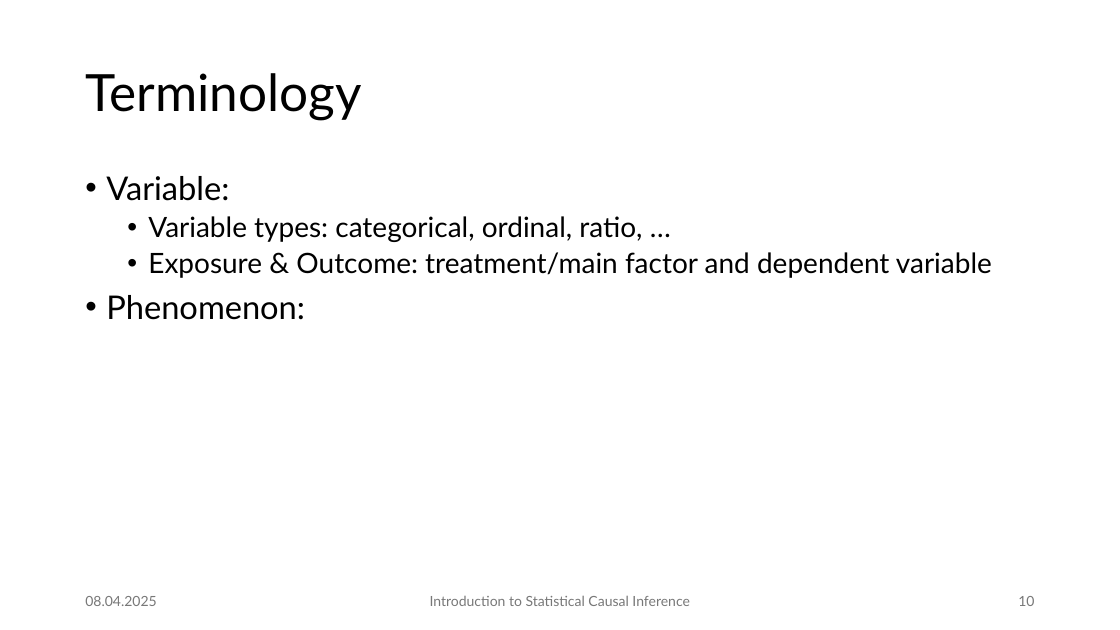
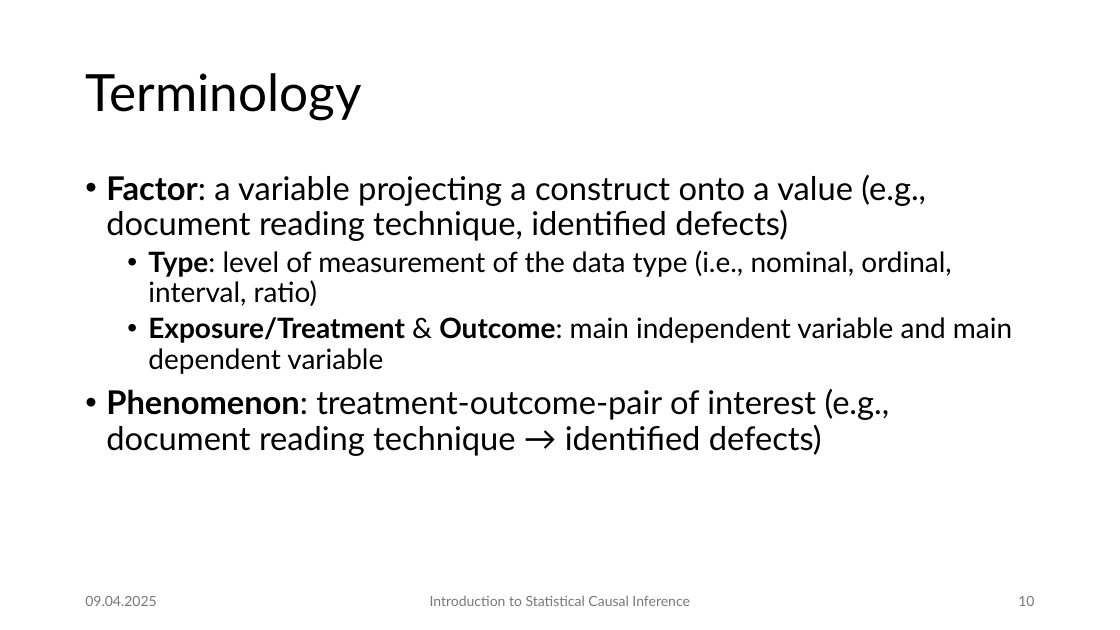
Before and after one commit to JulianFrattini/bda4sci, a slide deck: slide 10 of version2/slides/intro-sci.pptx. Drawn at 1120x630 pixels with LibreOffice and Linux fonts; fonts in the diff are those of the drawing. Boxes give left, top, right and bottom in pixels: in the first picture for what was removed or moved away, otherwise in the second. Text is boxed around its words. In the diff, an @@ line names an element or a change of style, - is before the commit and + after.

```diff
--- a/version2/slides/intro-sci.pptx
+++ b/version2/slides/intro-sci.pptx
@@ text at (x1=106, y1=175, x2=1012, y2=456): text changed; size 24 to 28 pt @@
-• Variable:
-  • Variable types: categorical, ordinal, ratio, …
-  • Exposure & Outcome: treatment/main factor and dependent variable
-• Phenomenon:
+• Factor: a variable projecting a construct onto a value (e.g., document reading technique, identified defects)
+  • Type: level of measurement of the data type (i.e., nominal, ordinal, interval, ratio)
+  • Exposure/Treatment & Outcome: main independent variable and main dependent variable
+• Phenomenon: treatment-outcome-pair of interest (e.g., document reading technique → identified defects)
@@ text at (x1=85, y1=596, x2=156, y2=606): text changed @@
-08.04.2025
+09.04.2025
```
Also in this commit, not shown: 42 other slides changed, 4 other files.
